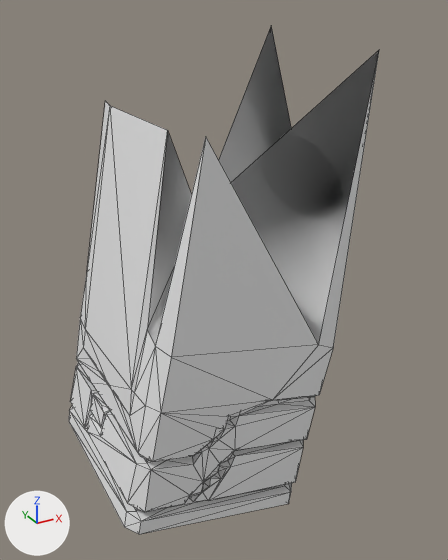
The OBJ model src/main/resources/assets/kn8/meshes/haruichi/forearm_left.obj: old version first, new version second.
Camera for both pictures: a 50 mm lens placed at (-0.519, -0.436, 1.196), pointed at (-0.269, 0.018, 0.969). Every picture has the same lights, and +X, +Y and +Z are marked at lower left. The older version comes first. Mesh edges are drawn as thin lines. Where no turn or scale is listed for an object, it has been applied to the vertices. Vertices at exactly the same position are counted once.

Objects in the first picture: 'forearm_left'.
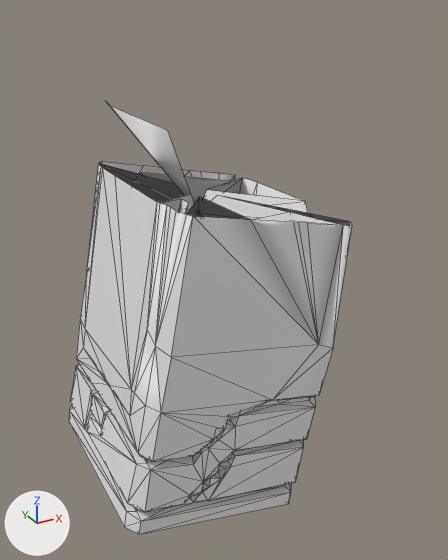
Where the change shows, as pixel boxes (x1, y1, x2, y2) in the pictures (448 x 560 px):
```json
{"object": "forearm_left", "change": "reshaped", "before": [69, 26, 379, 534], "after": [69, 105, 352, 534], "on screen": "9% narrower, 16% shorter"}
{"part": 1, "of": "me_forearm_left", "change": "cut back", "before": [85, 26, 379, 389], "after": [85, 161, 352, 389]}
```

Edits to the scene script, one JSON object a line:
```json
{"block": "me_forearm_left", "where": "# used by ob_forearm_left; location = (0.0, 0.0, 0.0)"}
{"op": "remove", "block": "me_forearm_left", "code": "me_forearm_left.from_pydata(...)  # 301 vertices, 604 faces; spans x -0.403..-0.174, y -0.068..0.127, z 0.761..1.181"}
{"op": "add", "block": "me_forearm_left", "code": "me_forearm_left.from_pydata(...)  # 337 vertices, 657 faces; spans x -0.403..-0.183, y -0.068..0.127, z 0.761..1.12"}
{"block": "me_forearm_left", "change": "me_forearm_left part 1"}
{"block": "me_forearm_left", "change": "3 vertices are removed from x -0.329..-0.174, y -0.066..0.099, z 1.118..1.181"}
{"block": "me_forearm_left", "change": "19 faces are deleted"}
{"block": "me_forearm_left", "change": "39 vertices are added at x -0.351..-0.183, y -0.067..0.127, z 1.031..1.067"}
{"block": "me_forearm_left", "change": "72 new faces join them"}
```
